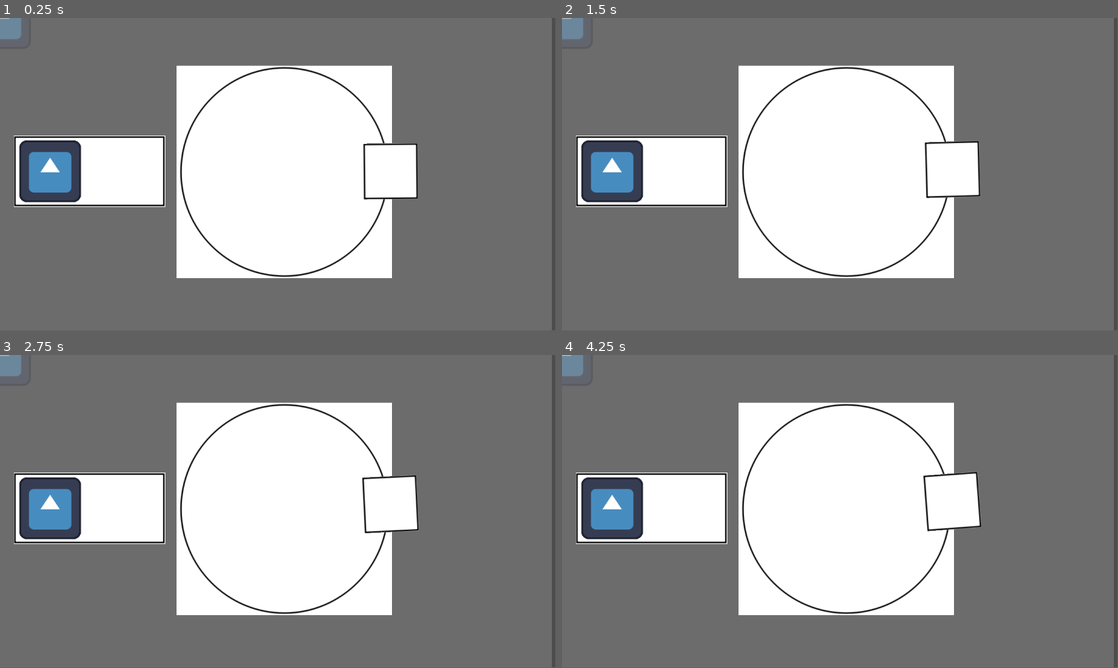
Above: before the commit, frames 1-4 (two rows, left to right).
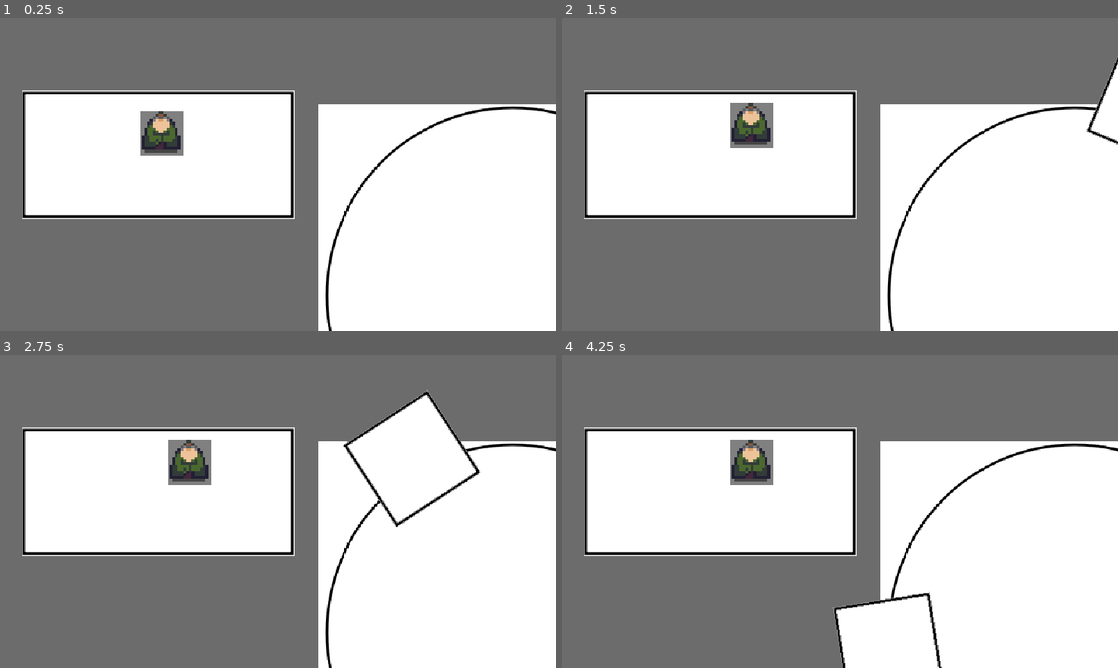
Above: after the commit, the same moments.

Repository: tehelka-gamedev/gmtk-2025
Game: Godot game, scene res://main.tscn
Two runs of this game, one before a commit and one after it. Both use one fixed random seed, a clock stepped at 60 frames per second and the inputs below. Before the commit the project starts from res://test_scene_tehelka.tscn. The engine's default icon, where the game draws it, is replaced by a stand-in: a white triangle on a blue panel in a dark square.
Inputs:
- Up to frame 1 (0.25 s): no input
- Up to frame 2 (1.5 s): hold D (open_right_door) 0.53-1.28 s; tap Space (elevator_toggle_movement) at 0.6, 1.35 s; tap Enter at 1.25 s; hold A (open_left_door) from 1.28 s (still down)
- Up to frame 3 (2.75 s): release A (open_left_door) at 2.03 s; hold D (open_right_door) from 2.03 s (still down); tap Space (elevator_toggle_movement) at 2.1 s
- Up to frame 4 (4.25 s): tap Space (elevator_toggle_movement) at 2.75, 2.85, 3.6 s; tap Enter at 3.5 s; release D (open_right_door) at 3.53 s; hold A (open_left_door) from 3.53 s (still down)
In our replay, the window is 799x449 before the commit and 800x450 after it. These sizes can differ from the game's own. Grey fills any space a smaller window leaves; there, only what the larger window draws over its background counts as a difference.

The runs differ from the first frame. In frame 1, 43% of the frame differs, in the area x 0-100%, y 0-100%; in frame 2, 44%; in frame 3, 45%; in frame 4, 45%.

Commit message:
Add NPC movement

Diff:
--- a/godot/main.tscn
+++ b/godot/main.tscn
@@ -1,6 +1,5 @@
-[gd_scene load_steps=6 format=3 uid="uid://dtidxkaetf78h"]
+[gd_scene load_steps=5 format=3 uid="uid://dtidxkaetf78h"]
 
-[ext_resource type="PackedScene" uid="uid://bttrvcujvlunr" path="res://objects/npc/npc.tscn" id="1_1bvp3"]
 [ext_resource type="Script" uid="uid://cdo6vkw180fto" path="res://scripts/game_manager.gd" id="1_lquwl"]
 [ext_resource type="Texture2D" uid="uid://fklnwtqtkvws" path="res://sprites/circle.png" id="2_lquwl"]
 [ext_resource type="PackedScene" uid="uid://bixriv415q58j" path="res://objects/elevator.tscn" id="3_7mycd"]
@@ -9,8 +8,6 @@
 [node name="Main" type="Node2D" node_paths=PackedStringArray("elevator")]
 script = ExtResource("1_lquwl")
 elevator = NodePath("World/Elevator")
-
-[node name="NPC" parent="." instance=ExtResource("1_1bvp3")]
 
 [node name="World" type="Node2D" parent="."]
 
@@ -26,6 +23,7 @@
 [node name="Elevator" parent="World" instance=ExtResource("3_7mycd")]
 position = Vector2(594, 304)
 distance_to_pivot_point = 220.0
+speed = 90.0
 
 [node name="Rooms" type="Node2D" parent="."]
 
--- a/godot/objects/elevator.tscn
+++ b/godot/objects/elevator.tscn
@@ -8,7 +8,6 @@
 
 [node name="Elevator" type="Node2D" node_paths=PackedStringArray("inner_pivot", "room_detector", "look_at_helper")]
 script = ExtResource("1_ogmrx")
-distance_to_pivot_point = 300.0
 inner_pivot = NodePath("Pivot/InnerPivot")
 room_detector = NodePath("Pivot/InnerPivot/RoomDetector")
 look_at_helper = NodePath("lookAtHelper")
--- a/godot/objects/npc/npc.tscn
+++ b/godot/objects/npc/npc.tscn
@@ -1,10 +1,14 @@
-[gd_scene load_steps=7 format=3 uid="uid://bttrvcujvlunr"]
+[gd_scene load_steps=8 format=3 uid="uid://bttrvcujvlunr"]
 
-[ext_resource type="Texture2D" uid="uid://71hdcfob7ujv" path="res://icon.svg" id="1_opgxg"]
 [ext_resource type="Script" uid="uid://dgl1kfwtsbpp4" path="res://objects/npc/npc.gd" id="1_rn7i7"]
+[ext_resource type="Texture2D" uid="uid://dl2gum1rnr5xw" path="res://sprites/npg_spritesheet.png" id="2_aqpri"]
 [ext_resource type="Script" uid="uid://bfabaymcuhp74" path="res://utils/state_machine/state_machine.gd" id="2_rn7i7"]
 [ext_resource type="Script" uid="uid://chs00o4pldxek" path="res://states/idle_state.gd" id="3_aqpri"]
 [ext_resource type="Script" uid="uid://h0sp5pu5a2io" path="res://states/move_to_state.gd" id="4_m6gh1"]
+
+[sub_resource type="AtlasTexture" id="AtlasTexture_m6gh1"]
+atlas = ExtResource("2_aqpri")
+region = Rect2(0, 0, 124, 128)
 
 [sub_resource type="CircleShape2D" id="CircleShape2D_rn7i7"]
 radius = 190.15
@@ -15,7 +19,8 @@
 [node name="Pivot" type="Node2D" parent="."]
 
 [node name="Sprite2D" type="Sprite2D" parent="Pivot"]
-texture = ExtResource("1_opgxg")
+scale = Vector2(0.4, 0.4)
+texture = SubResource("AtlasTexture_m6gh1")
 
 [node name="StateMachine" type="Node" parent="." node_paths=PackedStringArray("state")]
 script = ExtResource("2_rn7i7")
--- a/godot/project.godot
+++ b/godot/project.godot
@@ -11,7 +11,7 @@
 [application]
 
 config/name="GMTK-2025"
-run/main_scene="uid://ck8ma3a7300uf"
+run/main_scene="uid://dtidxkaetf78h"
 config/features=PackedStringArray("4.4", "GL Compatibility")
 config/icon="res://icon.svg"
 
@@ -19,6 +19,15 @@
 
 AudioManager="*res://addons/audio_manager/audio_manager.tscn"
 Enum="*res://scripts/Enum.gd"
+
+[display]
+
+window/size/viewport_width=640
+window/size/viewport_height=360
+window/size/window_width_override=1280
+window/size/window_height_override=720
+window/stretch/mode="viewport"
+window/stretch/scale_mode="integer"
 
 [editor_plugins]
 
@@ -44,5 +53,6 @@
 
 [rendering]
 
+textures/canvas_textures/default_texture_filter=0
 renderer/rendering_method="gl_compatibility"
 renderer/rendering_method.mobile="gl_compatibility"
--- a/godot/scripts/game_manager.gd
+++ b/godot/scripts/game_manager.gd
@@ -10,6 +10,7 @@
 var current_npc_count: int = 0
 
 func _ready() -> void:
+    randomize()
     if elevator == null:
         push_error("no elevator")
         return
@@ -29,4 +30,6 @@
     var npc: NPC = NPC_class.instantiate()
     npc.position = spawn_position
     _npcs.add_child(npc)
-    npc.state_machine.transition_to("MoveTo", {NPCStatesUtil.Message.target: random_room.slot_manager.get_first_available_slot()})
+    var slot: Slot = random_room.slot_manager.get_first_available_slot()
+    random_room.slot_manager.reserve_slot(slot)
+    npc.state_machine.transition_to("MoveTo", {NPCStatesUtil.Message.target: slot})
--- a/godot/states/move_to_state.gd
+++ b/godot/states/move_to_state.gd
@@ -9,11 +9,11 @@
         push_error("'%s' trying to move to a target but there is none!" % name)
         return
 
+    owner.global_position = lerp(owner.global_position, _target.global_position, delta * 5)
+
 
 func enter(msg: = {}) -> void:
-    #print("Entering MoveTo State, msg=%s" %msg)
     _target = msg.get(NPCStatesUtil.Message.target)
 
 func exit(msg: = {}) -> void:
-    #print("Exiting MoveTo State")
     _target = null
--- a/godot/test_scene_tehelka.tscn
+++ b/godot/test_scene_tehelka.tscn
@@ -28,6 +28,7 @@
 [node name="Elevator" parent="World" instance=ExtResource("3_fkhtt")]
 position = Vector2(590, 320)
 distance_to_pivot_point = 220.0
+speed = 90.0
 
 [node name="Rooms" type="Node2D" parent="."]
 
--- a/godot/utils/state_machine/state.gd
+++ b/godot/utils/state_machine/state.gd
@@ -6,27 +6,27 @@
 var _parent: State = null
 
 func _ready() -> void:
-	var parent := get_parent()
-	if parent is State:
-		_parent = parent
+    var parent := get_parent()
+    if parent is State:
+        _parent = parent
 
 func unhandled_input(event: InputEvent) -> void:
-	pass
+    pass
 
 func process(delta: float) -> void:
-	pass
+    pass
 
 func physics_process(delta: float) -> void:
-	pass
+    pass
 
 func enter(msg: = {}) -> void:
-	pass
+    pass
 
 func exit(msg: = {}) -> void:
-	pass
+    pass
 
 func _get_state_machine(node: Node) -> Node:
-	if node != null and not node is StateMachine:
-		return _get_state_machine(node.get_parent())
-	else:
-		return node
+    if node != null and not node is StateMachine:
+        return _get_state_machine(node.get_parent())
+    else:
+        return node
Binary file added: godot/sprites/npg_spritesheet.png
Not shown, added: godot/sprites/npg_spritesheet.png.import
